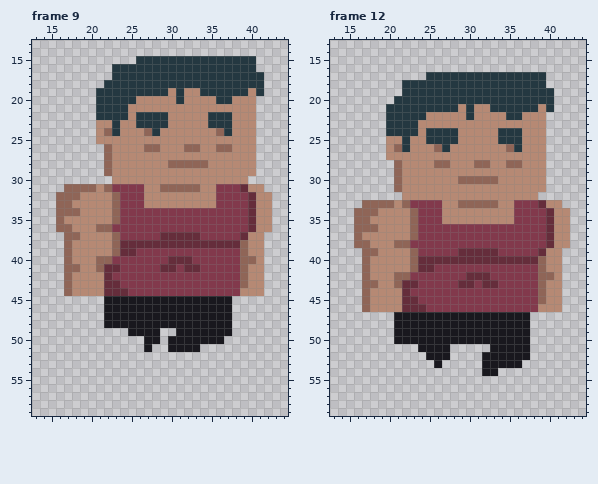
Edited in one commit: pixel-art file (scenes/entities/player/move.aseprite). This is how it looked before the edit.
64x64 pixels, 14 frames. Colours within 5 levels of each other are drawn and written as one. Shown: frame 9: x 13..44, y 13..59; frame 12: x 13..44, y 13..59. The commit also changed other frames, which this record leaves out.
The result:
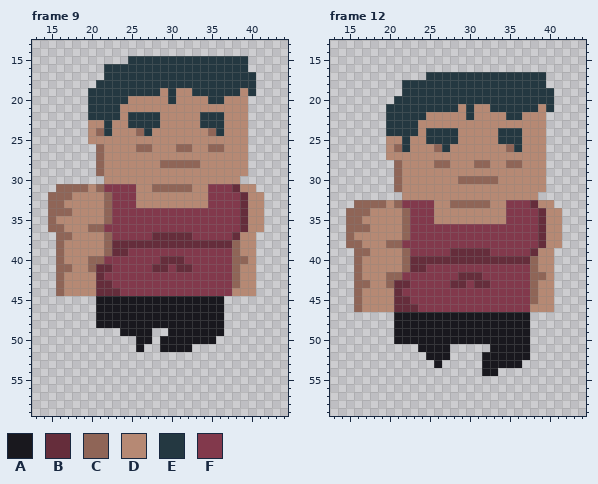
Palette (. is transparent): A #19181e  B #652d3b  C #8f6557  D #b68974  E #243841  F #82394c
The edit:
Changed rows in their new state; - is an unchanged pixel.
Frame 9, layers "Layer 4", "Layer 3", "Layer 2":
first column x 15:
15 ----------E--------------.--
16 -------E-----------------.--
17 -------E------------------.-
18 ------E-------------------.-
19 -----E--------DED-E-----DE.-
20 -----E----D----ED---E-D--.--
21 -----E---D---------------.--
22 -----E---DE---D----E--D--.--
23 -----D-ED-E---D----E--D--.--
24 -----DCED--CED------CED--.--
25 -----D-------------------.--
26 ------CD---C-D--C-D-C-D--.--
27 ------CD-----------------.--
28 ------CD------C----D-----.--
29 ------CD-----------------.--
30 -------D----------------.---
31 -C---DCF---D-C----D-F--BD-.-
32 C--D---CF--D--------F---BD-.
33 C-D----CF--D--------F---BD-.
34 C--D---CF---------------BD-.
35 CD-----CF---------------BD-.
36 C-D--C-F----------------BD-.
37 -C-D---CF----B----F----BD-.-
38 -CD----CB--------------CD-.-
39 -CD----CB-F------------CD-.-
40 -CD--C-F------B--F-----C-D.-
41 -C-D-CB-F----B-FB-F----CD-.-
42 -CD---BF---------------CD-.-
43 -CD---B-F--------------CD-.-
44 -CD---B--F-------------D--.-
45 ------A---------------.-----
46 ------A---------------.-----
47 ------A---------------.-----
48 ------A---------------.-----
49 ---------A---.-A------.-----
50 -----------A-.A------.------
51 -----------A.-A---.---------
Frame 12, layer "Layer 3":
first column x 15:
33 -C---DCF---D-C----D-F--BD-.-
34 C--D---CF--D--------F---BD-.
35 C-D----CF--D--------F---BD-.
36 C--D---CF---------------BD-.
37 CD-----CF---------------BD-.
38 C-D--C-F----------------BD-.
39 -C-D---CF----B----F----BD-.-
40 -CD----CB--------------CD-.-
41 -CD----CB-F------------CD-.-
42 -CD--C-F------B--F-----C-D.-
43 -C-D-CB-F----B-FB-F----CD-.-
44 -CD---BF---------------CD-.-
45 -CD---B-F--------------CD-.-
46 -CD---B--F-------------D--.-
Changed places in both pictures, as pixel boxes (x1, y1, x2, y2):
changed: (48, 56, 272, 352)
changed: (346, 200, 570, 312)
